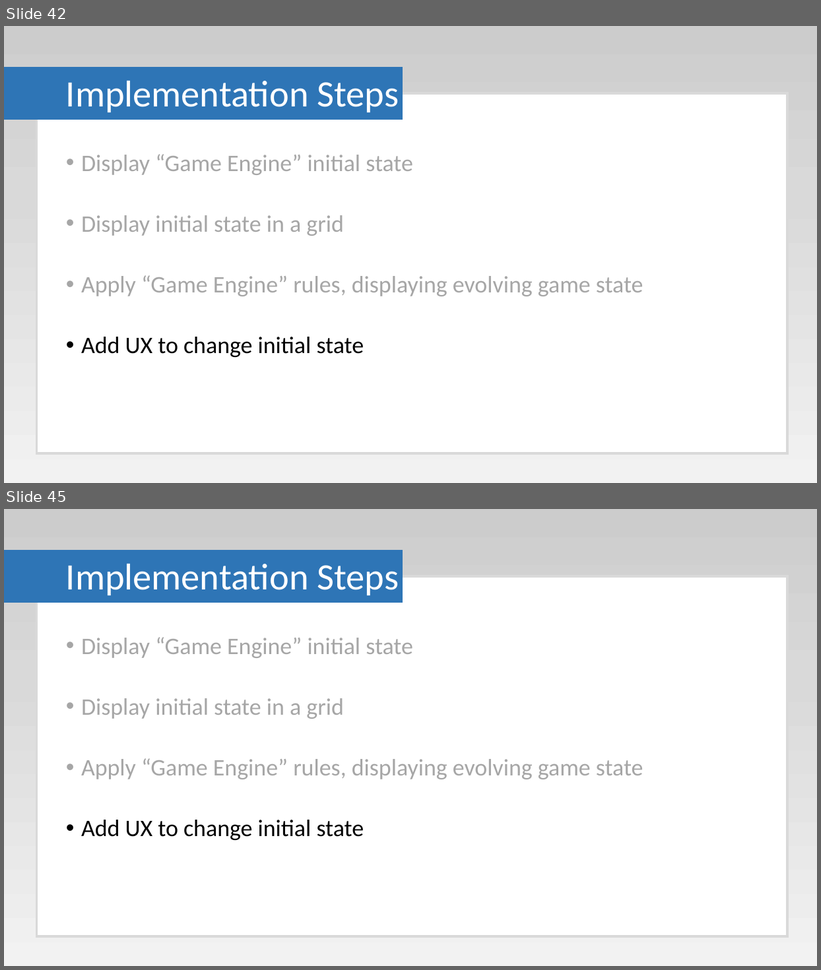
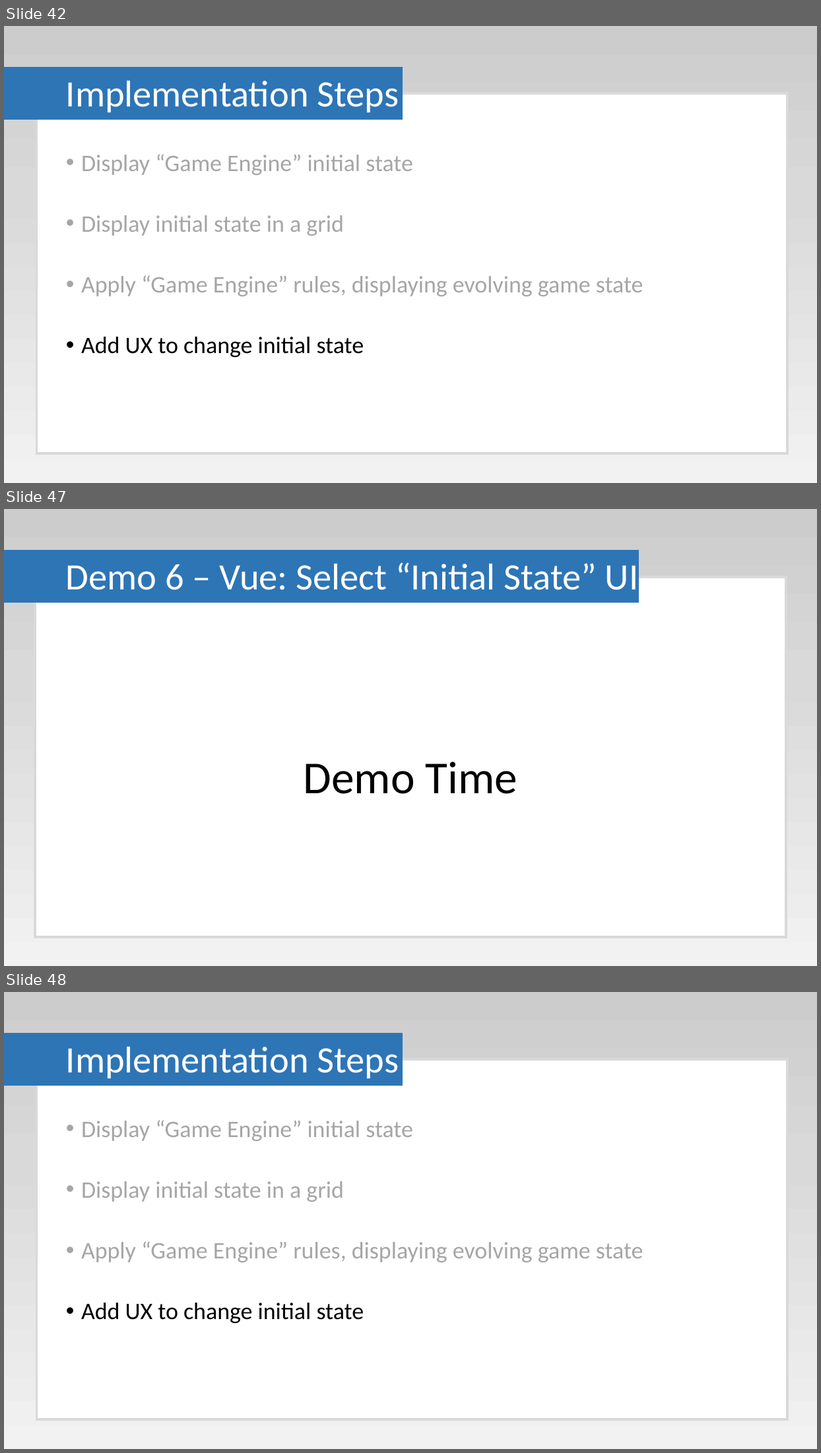
Before and after one commit to Paul-Hadfield/GameOfLife-Talk, a slide deck: Game Of Life Presentation.pptx. Shown one above the other, each under a label of ours: slides 42 and 45 before the commit, slides 42, 47 and 48 after it; the slides between them are not shown. The pictures are 821x970 and 821x1453 pixels, drawn with LibreOffice and Linux fonts; fonts in the diff are those of the drawing. Boxes give left, top, right and bottom in pixels: in the first picture for what was removed or moved away, otherwise in the second. Text is boxed around its words. In the diff, an @@ line names an element or a change of style, - is before the commit and + after.

```diff
--- a/Game Of Life Presentation.pptx
+++ b/Game Of Life Presentation.pptx
@@ slide 47 added at box(4, 509, 817, 966), background gradient #CCCCCC to #D9D9D9 to #F2F2F2 @@
@@ rectangle added at box(4, 551, 638, 602), fill #2E75B6, outline #2E75B6 1 pt @@
@@ title added at box(66, 562, 638, 590), 44 pt, text #FFFFFF @@
+Demo 6 – Vue: Select “Initial State” UI
@@ rectangle added at box(35, 578, 786, 938), fill #FFFFFF, outline #D9D9D9 3 pt @@
@@ text added at box(304, 762, 517, 794), 54 pt, text #000000 @@
+Demo Time
@@ what was slide 45 is now slide 48 @@
```
Also in this commit, not shown: 3 slides changed, 2 other slides added.
